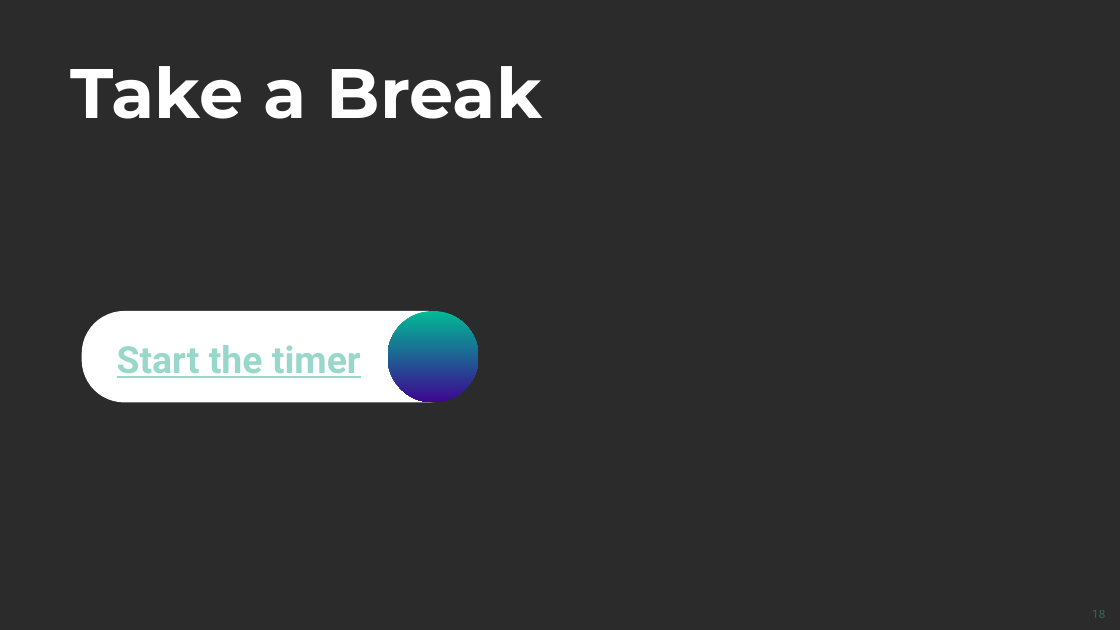
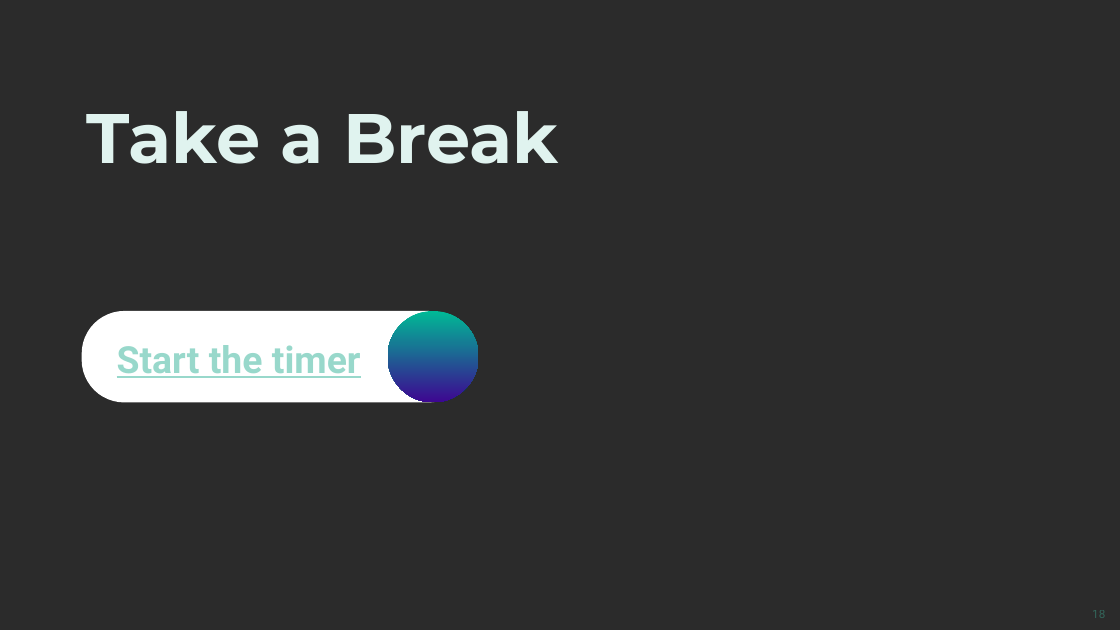
Before and after one commit to SoftUni/SoftUni-Course-Converter, a slide deck: slide 18 of Document-Templates/SoftUni-AI-PowerPoint-Template-Oct-2024.pptx. Drawn at 1120x630 pixels with LibreOffice and Linux fonts; fonts in the diff are those of the drawing; background and template pictures are left out; a plain dark background stands for a picture behind light text. Boxes give left, top, right and bottom in pixels: in the first picture for what was removed or moved away, otherwise in the second. Text is boxed around its words. In the diff, an @@ line names an element or a change of style, - is before the commit and + after.

Commit message:
fix

```diff
--- a/Document-Templates/SoftUni-AI-PowerPoint-Template-Oct-2024.pptx
+++ b/Document-Templates/SoftUni-AI-PowerPoint-Template-Oct-2024.pptx
@@ text removed at bbox=[70, 66, 543, 119] @@
-Take a Break
@@ title added at bbox=[87, 111, 559, 164], 60 pt, text #E0F3EF, bold @@
+Take a Break
```
Also in this commit, not shown: 37 other slides changed.
